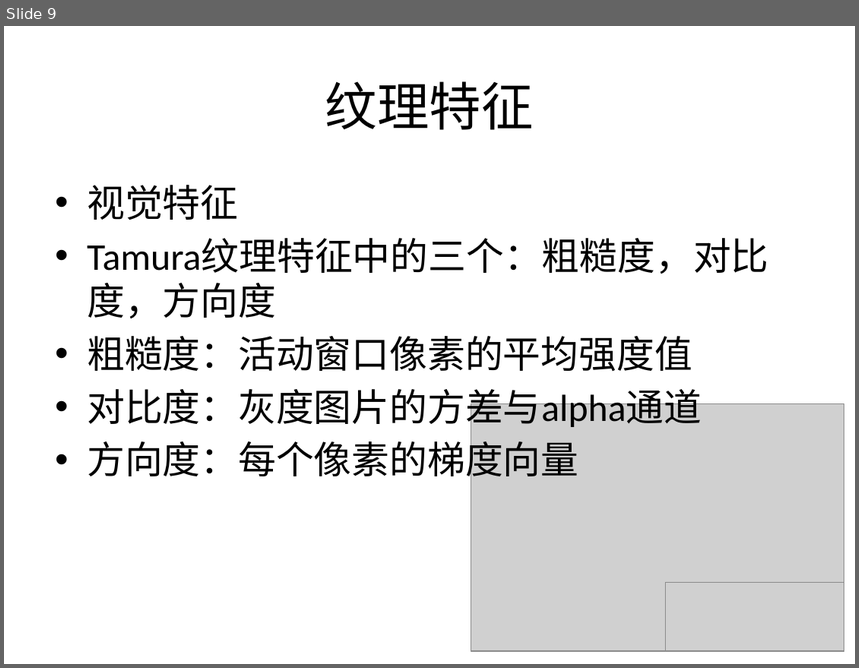
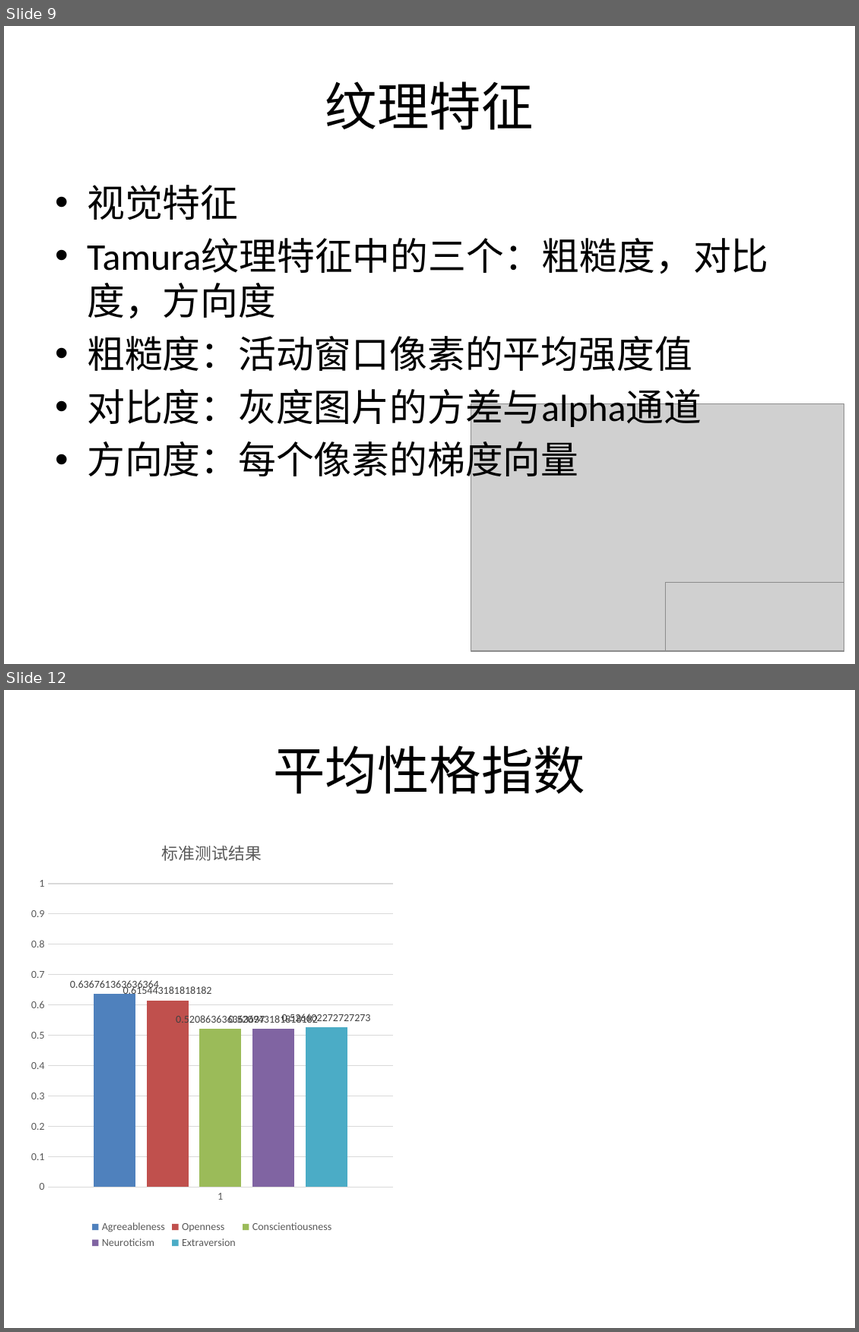
Before and after one commit to east-before-dawn/srt, a slide deck: slides.pptx. Shown one above the other, each under a label of ours: slide 9 before the commit, slides 9 and 12 after it; the slides between them are not shown. The pictures are 859x668 and 859x1332 pixels, drawn with LibreOffice and Linux fonts; fonts in the diff are those of the drawing; grey boxes stand for pictures. Boxes give left, top, right and bottom in pixels: in the first picture for what was removed or moved away, otherwise in the second. Text is boxed around its words. In the diff, an @@ line names an element or a change of style, - is before the commit and + after.

```diff
--- a/slides.pptx
+++ b/slides.pptx
@@ slide 12 added at bbox=[4, 690, 855, 1328], background #FFFFFF @@
@@ title added at bbox=[273, 745, 585, 794], 44 pt, text #000000 @@
+平均性格指数
@@ column chart added at bbox=[24, 822, 401, 1252] @@
+title "标准测试结果 "
+categories: 1
+Agreeableness: 0.636761
+Openness: 0.615443
+Conscientiousness: 0.520864
+Neuroticism: 0.520943
+Extraversion: 0.526602
```
Also in this commit, not shown: 4 slides changed, 2 other slides added, 1 slide removed.
